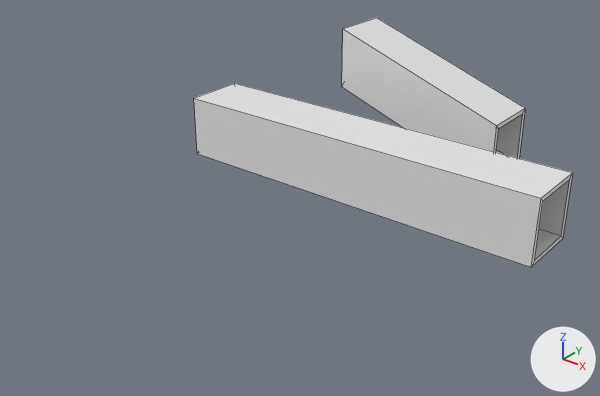
Renders of the Blender file Assets/Models/Tubing/Medium tubes.blend from each side of a commit.
Rendered twice from a camera (50 mm lens) standing at (8.17, -12.09, 6.28) and looking at (0.19, -2.11, 0.09). Lighting does not change. The marker at lower right points along +X, +Y and +Z. Mesh edges are drawn as thin lines.

The older version as bpy lines, for what is in view:
```python
me_cube = bpy.data.meshes.new('Cube')
me_cube.from_pydata(...)  # 16 vertices, 12 faces; spans x -3.81..3.81, y -0.62..0.62, z -0.62..0.62
me_cube_005 = bpy.data.meshes.new('Cube.005')
me_cube_005.from_pydata(...)  # 16 vertices, 12 faces; spans x -1.82..1.82, y -0.62..0.62, z -1.26..1.26
me_cube_006 = bpy.data.meshes.new('Cube.006')
me_cube_006.from_pydata([(-3.81, -0.53, 0.53), (-3.81, 0.53, 0.53), (3.81, -0.53, 0.53), (3.81, 0.53, 0.53), (-3.81, -0.62, 0.62), (-3.81, 0.62, 0.62), (3.81, 0.62, 0.62), (3.81, -0.62, 0.62)], [], [(3, 2, 0, 1), (6, 5, 4, 7), (1, 0, 4, 5), (2, 3, 6, 7)])
ob_inclined = bpy.data.objects.new('Inclined', me_cube_005)
ob_inclined.location = (0.0, 2.46, 0.64)
ob_straight = bpy.data.objects.new('Straight', me_cube)
ob_straight.location = (0.0, 0.0, 0.0)
ob_straight_top = bpy.data.objects.new('Straight_top', me_cube_006)
ob_straight_top.location = (0.0, 0.0, 0.0)
# also in view: 'Inclined_top' at (0.0, 2.46, 1.22)
```
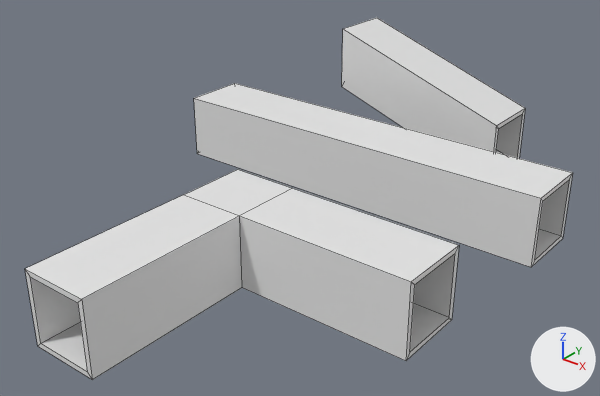
Commit message: Corner tube

Changed parts and their boxes [x1, y1, x2, y2] in the pictures (600 x 396 px):
'Corner', added: after [25, 170, 459, 380]
'Corner_top', added: after [38, 303, 451, 379]

Edits to the bpy script that builds the scene:
```text
Add me_cube_014:
    me_cube_014.from_pydata([(-0.62, -4.01, -0.62), (-0.62, -2.76, -0.62), (3.55, -3.92, -0.54), (3.55, -2.85, -0.54), (0.56, -2.76, -0.62), (0.56, -4.01, -0.62), (-0.54, -6.93, -0.54), (0.47, -6.93, -0.54), (3.55, -2.76, -0.62), (3.55, -4.01, -0.62), (-0.62, -6.93, -0.62), (0.56, -6.93, -0.62), (-0.54, -2.85, -0.54), (0.47, -3.92, -0.54)], [], [(4, 8, 9, 5), (1, 4, 5, 0), (0, 5, 11, 10), (3, 2, 9, 8), (7, 6, 10, 11), (2, 3, 12, 13), (6, 7, 13, 12), (11, 5, 13, 7), (5, 9, 2, 13), (4, 1, 12, 3, 8), (1, 0, 10, 6, 12)])
Add me_cube_013:
    me_cube_013.from_pydata(...)  # 28 vertices, 25 faces; spans x -1.62..2.56, y -2.53..1.64, z -0.62..0.62
Add ob_corner_top:
    ob_corner_top = bpy.data.objects.new('Corner_top', me_cube_014)
    ob_corner_top.location = (0.0, 0.0, 0.0)
Add ob_corner:
    ob_corner = bpy.data.objects.new('Corner', me_cube_013)
    ob_corner.location = (0.99, -4.4, 0.0)
```
